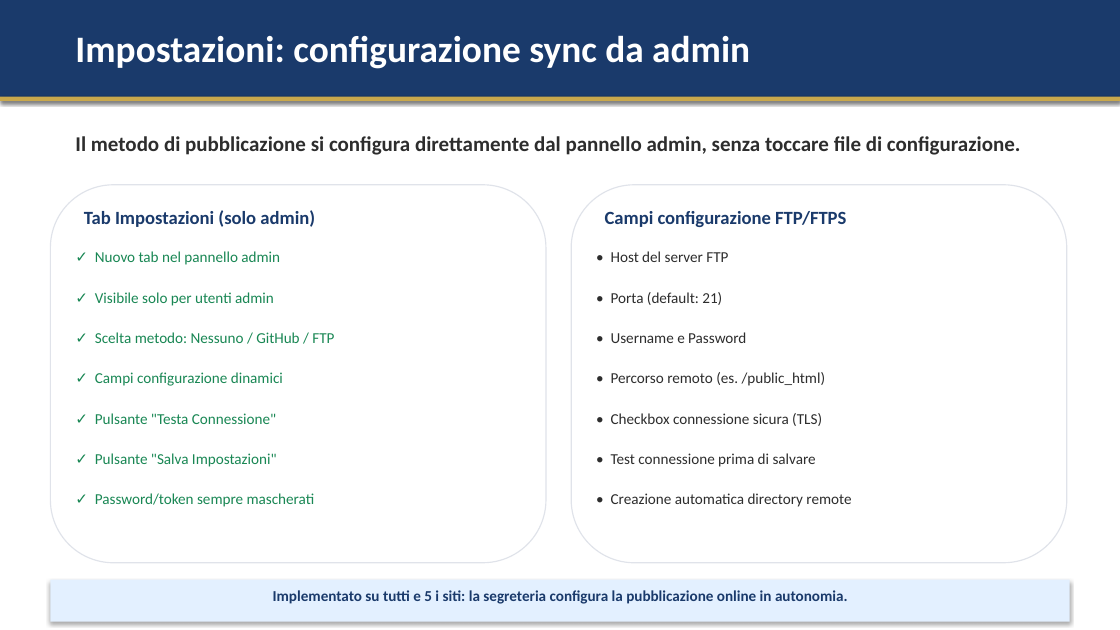
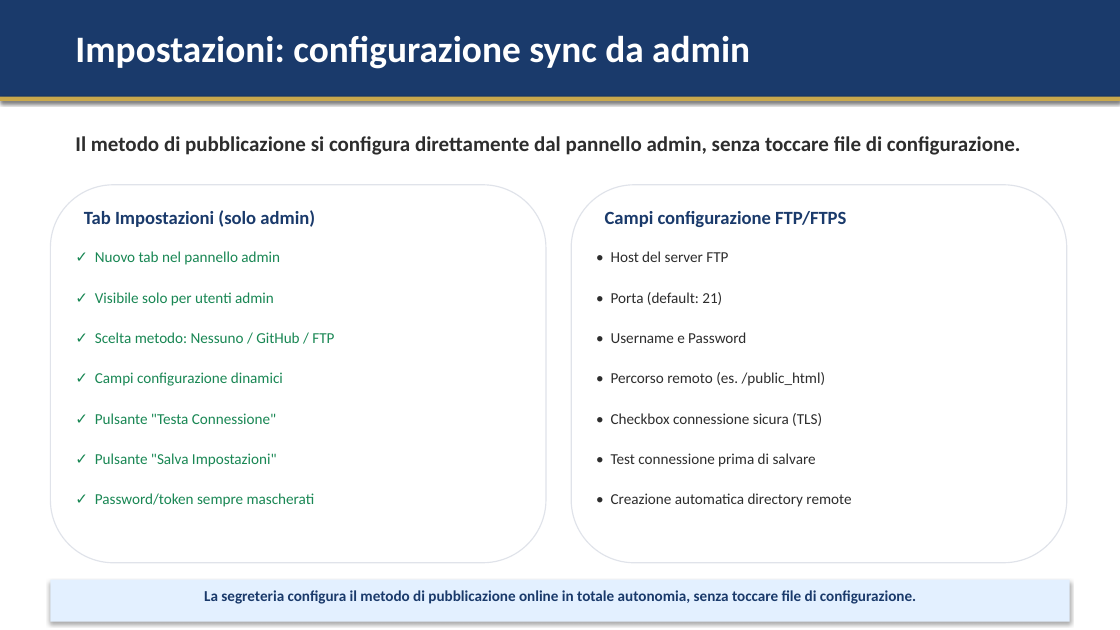
Before and after one commit to EnRiX84/giudicisaettalivatino, a slide deck: slide 16 of Presentazione_Nuovo_Sito_v5.pptx. Drawn at 1120x630 pixels with LibreOffice and Linux fonts; fonts in the diff are those of the drawing. Boxes give left, top, right and bottom in pixels: in the first picture for what was removed or moved away, otherwise in the second. Text is boxed around its words. In the diff, an @@ line names an element or a change of style, - is before the commit and + after.

```diff
--- a/Presentazione_Nuovo_Sito_v5.pptx
+++ b/Presentazione_Nuovo_Sito_v5.pptx
@@ text at bbox=[204, 590, 916, 604]: text changed @@
-Implementato su tutti e 5 i siti: la segreteria configura la pubblicazione online in autonomia.
+La segreteria configura il metodo di pubblicazione online in totale autonomia, senza toccare file di configurazione.
```
Also in this commit, not shown: 1 other file.
